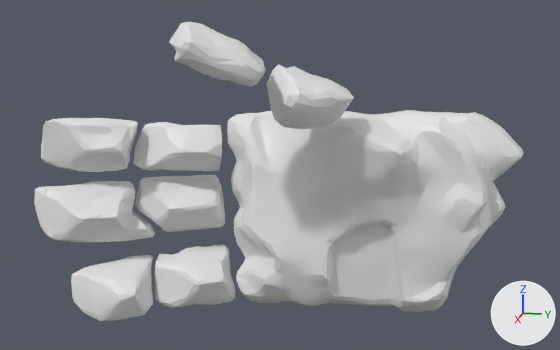
An edit to the FBX model cairn_unity/Assets/sally_hands/sallyhands_001.fbx, drawn before and after from the same camera.
Camera for both pictures: a camera (50 mm lens) standing at (2.527, 0.398, 0.708) and looking at (0.052, -0.097, 0.089). The axes (+X, +Y, +Z) are drawn at lower right. The lights are the same throughout. Where no turn or scale is listed for an object, it has been applied to the vertices.

Before the edit, the objects in view are built like this:
```python
me_sally_hands_001_right = bpy.data.meshes.new('sally-hands-001_right')
me_sally_hands_001_right.from_pydata(...)  # 2514 vertices, 4992 faces; spans x -0.3..0.4, y -0.99..0.69, z -0.47..0.6
ob_sally_hands_001_right = bpy.data.objects.new('sally-hands-001_right', me_sally_hands_001_right)
ob_sally_hands_001_right.location = (0.0, 0.0, 0.0)
```
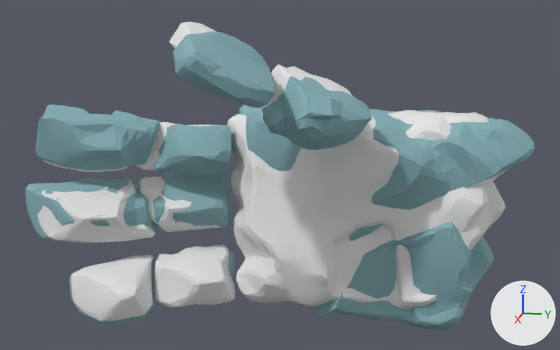
Where the newer file only moved an object's origin or applied its transform, the numbers keep the older frame.

The change, as JSON lines over the scene's bpy script:
```json
{"op": "add", "block": "mat_mat_hand_left", "code": ["mat_mat_hand_left = principled_material('mat_hand_left')", "mat_mat_hand_left.base_color = (0.231, 0.426, 0.461)  # cyan #84afb5", "mat_mat_hand_left.roughness = 0.69"]}
{"op": "add", "block": "me_sally_hands_001_left", "code": ["me_sally_hands_001_left = bpy.data.meshes.new('sally-hands-001_left')", "me_sally_hands_001_left.from_pydata(...)  # 2522 vertices, 5000 faces; spans x -0.35..0.51, y -0.89..0.87, z -0.51..0.57", "me_sally_hands_001_left.materials.append(mat_mat_hand_left)  # cyan #84afb5"]}
{"op": "add", "block": "ob_sally_hands_001_left", "code": ["ob_sally_hands_001_left = bpy.data.objects.new('sally-hands-001_left', me_sally_hands_001_left)", "ob_sally_hands_001_left.location = (-0.004, -0.144, 0.009)"]}
```

What differs and where, as boxes [x1, y1, x2, y2] in the pictures (560 x 350 px):
```json
{"object": "sally-hands-001_left", "change": "added", "after": [25, 31, 534, 331], "on screen": "cyan"}
```
